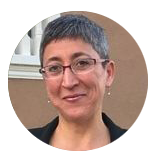
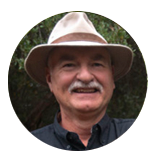
Before/after of a w=150, h=159 layered artwork. What changed in the layer stack:
hid "Layer 1" over 8, 11, 148, 151
added layer "Layer 2" above "Layer 0" over 8, 12, 147, 151
